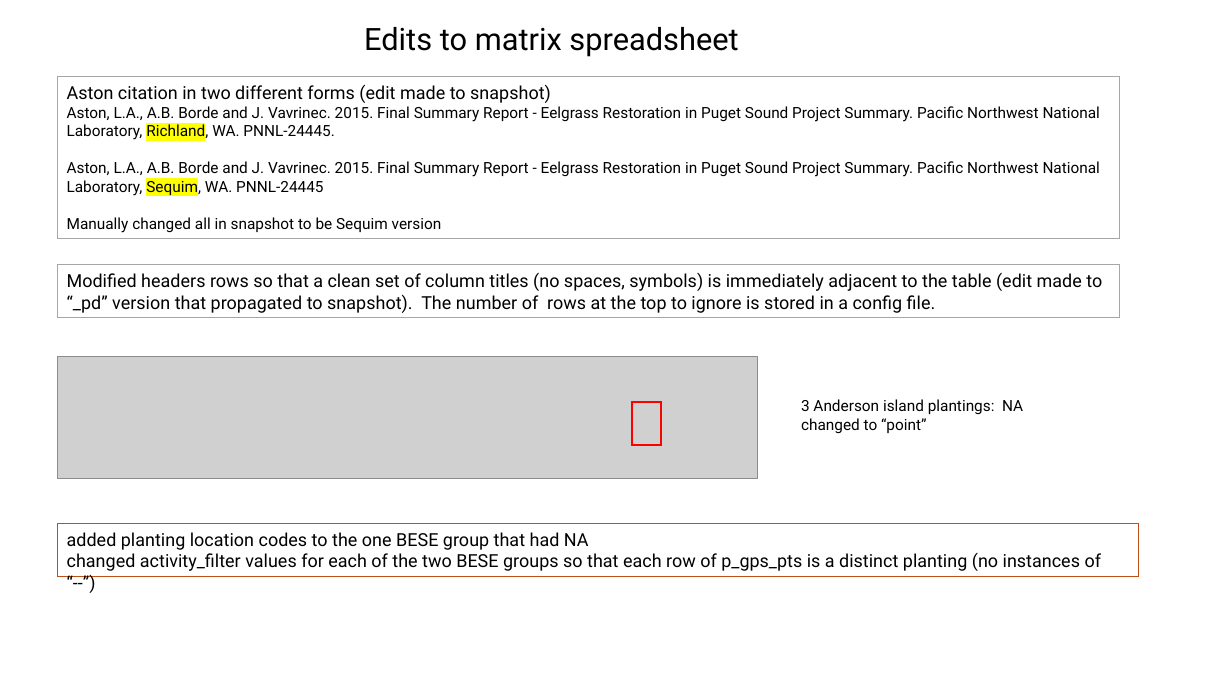
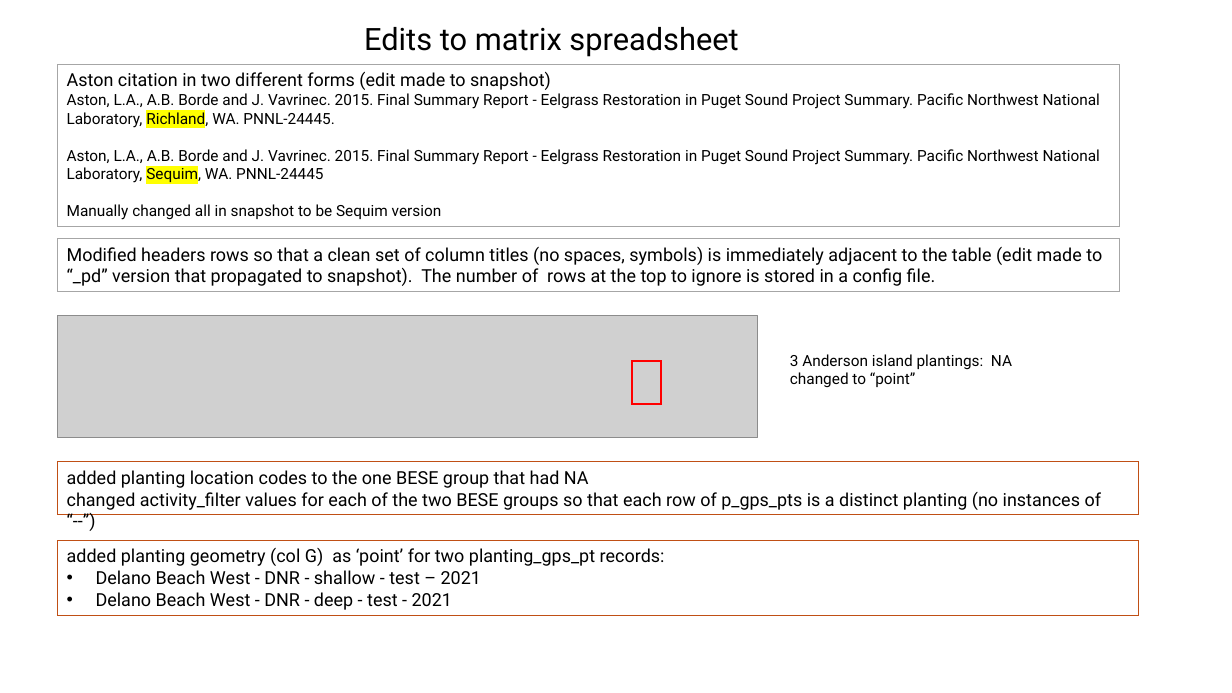
Before and after one commit to WA-Nearshore/seagrass-restoration-processing, a slide deck: slide 5 of docs/seagrass_restoration_storymap_notes.pptx. Drawn at 1232x693 pixels with LibreOffice and Linux fonts; fonts in the diff are those of the drawing; grey boxes stand for pictures. Boxes give left, top, right and bottom in pixels: in the first picture for what was removed or moved away, otherwise in the second. Text is boxed around its words. In the diff, an @@ line names an element or a change of style, - is before the commit and + after.

Commit message:
Working on planting table creation.

```diff
--- a/docs/seagrass_restoration_storymap_notes.pptx
+++ b/docs/seagrass_restoration_storymap_notes.pptx
@@ rectangle "Aston citation in two different ...": place and size @@
-rectangle "Aston citation in two different ..." at [57,77,1119,238]
+rectangle "Aston citation in two different ..." at [57,65,1119,226]
@@ rectangle "Modified headers rows so that ...": place and size @@
-rectangle "Modified headers rows so that ..." at [57,265,1119,318]
+rectangle "Modified headers rows so that ..." at [57,238,1119,291]
@@ picture: place and size @@
-picture at [57,357,758,479]
+picture at [57,316,758,438]
@@ text "3 Anderson island plantings: NA ...": place and size @@
-text "3 Anderson island plantings: NA ..." at [801,399,1023,434]
+text "3 Anderson island plantings: NA ..." at [790,354,1012,387]
@@ rectangle: place and size @@
-rectangle at [632,402,662,445]
+rectangle at [632,361,662,405]
@@ rectangle "added planting location codes to ...": place and size @@
-rectangle "added planting location codes to ..." at [57,524,1139,577]
+rectangle "added planting location codes to ..." at [57,462,1139,515]
@@ rectangle added at [57,541,1139,616], outline #C04F15 0.75 pt, 14 pt, text #000000 @@
+added planting geometry (col G) as ‘point’ for two planting_gps_pt records:
+• Delano Beach West - DNR - shallow - test – 2021
+• Delano Beach West - DNR - deep - test - 2021
```
Also in this commit, not shown: 4 other slides changed, 1 slide added, 10 other files.
